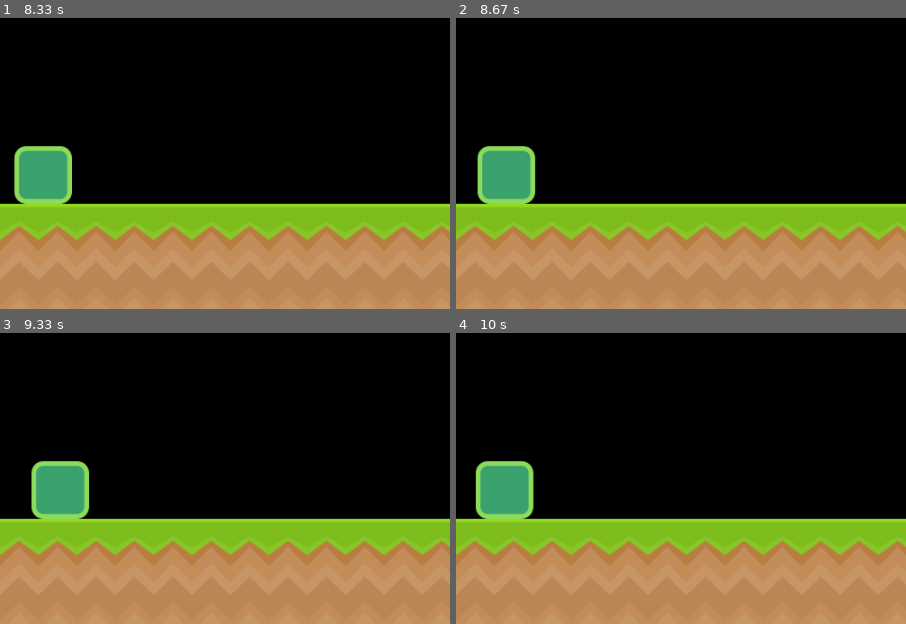
Above: before the commit, frames 1-4 (two rows, left to right).
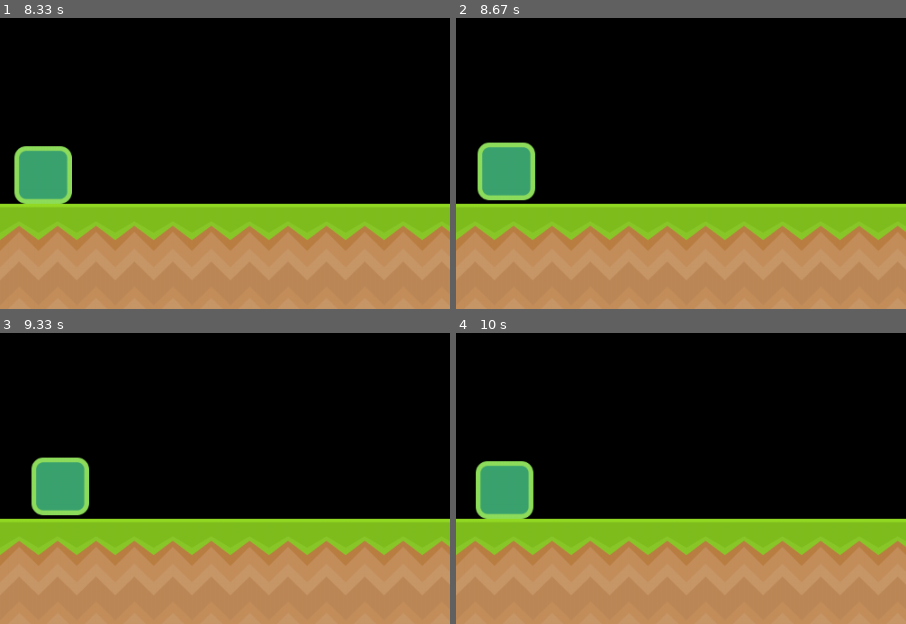
Above: after the commit, the same moments.

Repository: Advik-B/Learn-Python
Game: pygame game, started from other/game.py
Two runs of this game, one before a commit and one after it. Both use one fixed random seed, a clock stepped at 60 frames per second and the inputs below.
Inputs:
- Up to frame 1 (8.33 s): hold Right 0.33-0.8 s; hold Up 0.83-1.13 s; hold Right 1.17-1.63 s; hold Left 1.67-2.2 s; hold Left 2.23-2.63 s; hold Up 2.67-3.03 s; hold Right 3.07-3.7 s; hold Left 3.73-4.2 s; hold Right 4.23-4.7 s; hold Right 5.07-5.53 s; hold Left 5.57-6.1 s; hold Left 6.13-6.53 s; hold Up 6.57-6.93 s; hold Right 6.97-7.6 s; hold Left 7.63-8.1 s; hold Right from 8.13 s (still down)
- Up to frame 2 (8.67 s): release Right at 8.6 s; hold Up from 8.63 s (still down)
- Up to frame 3 (9.33 s): release Up at 8.93 s; hold Right from 8.97 s (still down)
- Up to frame 4 (10 s): release Right at 9.43 s; hold Left from 9.47 s (still down)
The pictures show only the part of the screen within x 0-50%, y 48-98%; the shares and areas given below are measured in that part.

Frame 1 is identical in both runs. In frame 2, 0.7% of the frame differs, in the area x 4-18%, y 42-64%; in frame 3, 0.7%; in frame 4, nothing differs.

Commit message:
Update game.py
add basic jump

Diff:
--- a/other/game.py
+++ b/other/game.py
@@ -18,14 +18,13 @@
         self.height = self.tile_height
         self.image = pygame.image.load("assets/grass_block.png")
         self.surface = pygame.Surface((self.width, self.height))
-        # Tile the image
-    def update(self):
+        # Tile the image across the surface
         for x in range(0, self.width, self.image.get_width()):
             self.surface.blit(self.image, (x, 0))
 
     def draw(self, screen):
         # self.image.fill((0, 120, 0))
-        self.update()
+
         screen.blit(self.surface, (self.x, self.y))
 
 class Player:
@@ -37,14 +36,17 @@
         self.height = 40
 
         self.speed_x = .5
-        self.speed_y = 0
+        self.speed_y = 2.5
 
         self.ismoving_left = True
         self.ismoving_right = True
 
         self.isjumping = False
-        self.isgrounded = True
+        self.isgrounded = False
         self.image = pygame.image.load("assets/player64.png")
+        self.can_jump = False
+        self.jump_key_pressed = False
+        self.max_jump_height = 600
 
     def update_pos(self):
         if self.ismoving_left:
@@ -53,8 +55,18 @@
         if self.ismoving_right:
             self.x -= self.speed_x
 
+        self.jump()
 
-        # print(self.x)
+    def jump(self):
+        if self.can_jump and self.jump_key_pressed:
+            self.y -= self.speed_y
+            self.max_jump_height -= self.speed_y
+
+        if self.max_jump_height <= 0:
+            self.can_jump = False
+            self.jump_key_pressed = False
+            self.max_jump_height = 600
+
 
     def draw(self, screen):
         screen.blit(self.image, (self.x, self.y))
@@ -93,6 +105,9 @@
             if key == pygame.K_RIGHT:
                 self.player.ismoving_right = True
 
+            if key == pygame.K_UP:
+                self.player.jump_key_pressed = False
+
         def KEY_DOWN(key):
             if key == pygame.K_ESCAPE:
                 self.close()
@@ -102,6 +117,9 @@
 
             if key == pygame.K_LEFT:
                 self.player.ismoving_left = False
+
+            if key == pygame.K_UP:
+                self.player.jump_key_pressed = True
 
         if event.type == pygame.KEYUP:
             KEY_UP(key)
@@ -114,23 +132,29 @@
         self.screen.fill((0, 0, 0))
         self.event_loop()
         self.gound.draw(self.screen)
-        self.player.isgrounded = self.is_on_ground()
         self.gravity_update()
         self.player.update_pos()
         self.player.draw(self.screen)
         self.gound.width = SCREEN_WIDTH - self.gound.x
+        print(self.player.jump_key_pressed)
         pygame.display.update()
 
     def gravity_update(self):
-        print(self.player.isgrounded)
+        # print(self.player.isgrounded)
         if self.player.isgrounded is False:
             self.player.y += self.gravity
-
         # Check if the player is on the ground and if so, reset the y position
         if self.player.y >= (self.gound.y * 1.2 - self.gound.tile_height) - self.player.height:
             self.player.y = (self.gound.y * 1.2 - self.gound.tile_height) - self.player.height
             self.player.isgrounded = True
+            self.gravity = 1
 
+        if self.player.isgrounded:
+            self.player.can_jump = True
+
+        # Check if the player is on the ground and if not set player.isgrounded to False
+        if not self.is_collision(self.player.x, self.player.y, 0, self.gravity):
+            self.player.isgrounded = False
 
     def run(self):
         while self.running:
